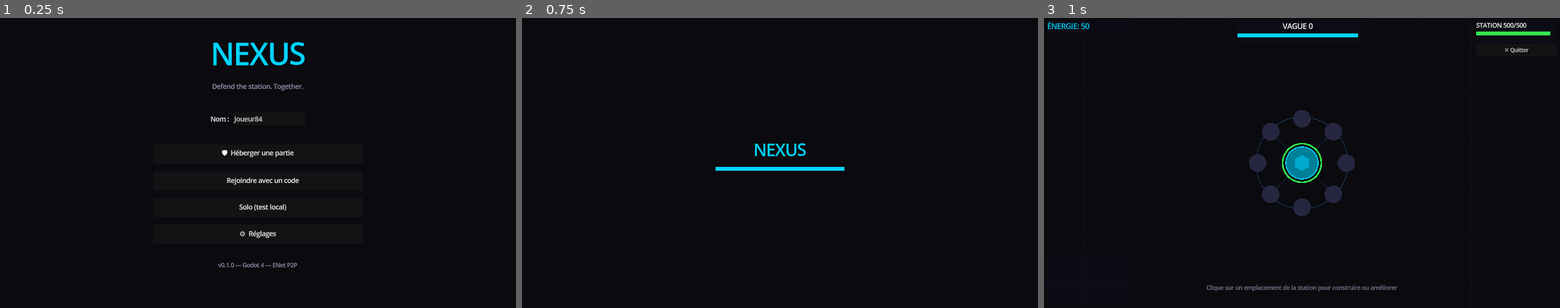
Above: before the commit, frames 1-3 (left to right).
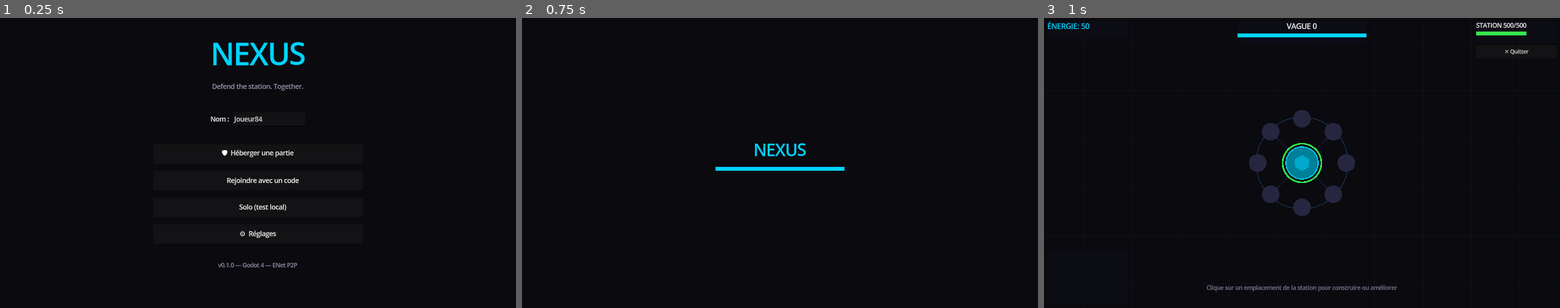
Above: after the commit, the same moments.

Repository: BloopStudio/NEXUS
Game: Godot game, scene res://scenes/main_menu.tscn
Two runs of this game, one before a commit and one after it. Both use one fixed random seed, a clock stepped at 60 frames per second and the inputs below.
Inputs:
- Up to frame 1 (0.25 s): no input
- Up to frame 2 (0.75 s): click "🤖 Solo (test local)" at 0.5 s
- Up to frame 3 (1 s): no input

Frames 1-2 are identical in both runs. In frame 3, 0.2% of the frame differs, in the area x 46-99%, y 1-13%.

Commit message:
fix: mouvement saccadé des ennemis + HUD non adaptatif à la fenêtre
- Les positions des ennemis n'arrivaient aux clients que ~10×/s (RPC de
  sync réseau) et étaient appliquées brutalement (snap), d'où le
  mouvement saccadé signalé par le 2e joueur. Les clients interpolent
  désormais en continu vers la dernière position reçue au lieu d'y
  sauter directement.
- La liste des joueurs en bas du HUD indique maintenant qui est l'hôte
  (👑) et affiche le ping des autres joueurs par rapport à l'hôte
  (mesuré par un aller-retour ping/pong toutes les 1,5s, diffusé à
  tout le monde).
- Le HUD utilisait des coordonnées pixel fixes (justes uniquement à
  1280×720) — passé en positionnement par ancrage, donc les panneaux
  restent correctement placés quelle que soit la taille de la fenêtre.

Diff:
--- a/scripts/autoload/network_manager.gd
+++ b/scripts/autoload/network_manager.gd
@@ -24,15 +24,36 @@
 ## this is what actually moves everyone from the main menu into the game
 ## scene together, instead of only the host who clicked "Démarrer".
 signal game_starting()
+## Emitted whenever the local copy of `players` changes for a reason other
+## than a peer joining/leaving (e.g. a fresh ping reading) — connect this if
+## you display more than just the join/leave events (see HUD player list).
+signal players_updated()
 
 # Local player info sent to peers on join
 var local_player_info := {"name": "Player", "color": Color.CYAN}
-# All players: peer_id -> info dict
+# All players: peer_id -> info dict (peer id 1 is always the host)
 var players := {}
+
+const HOST_PEER_ID := 1
+const PING_INTERVAL := 1.5
+var _ping_timer: float = 0.0
 
 var _upnp: UPNP
 var _upnp_port: int = -1
 var _upnp_mapped_public_ip: String = ""
+
+
+func _process(delta: float) -> void:
+	# Host-only: periodically ping every connected client so everyone's
+	# player list can show a rough latency-to-host figure.
+	if multiplayer.multiplayer_peer == null or not is_host():
+		return
+	_ping_timer -= delta
+	if _ping_timer <= 0.0:
+		_ping_timer = PING_INTERVAL
+		for peer_id in players.keys():
+			if peer_id != HOST_PEER_ID:
+				_ping_rpc.rpc_id(peer_id, Time.get_ticks_msec())
 var _upnp_thread: Thread = null
 
 
@@ -188,10 +209,13 @@
 	_send_player_list.rpc_id(sender, players)
 
 
-## Host → new client: here's the full player list
+## Host → client(s): here's the full player list. Sent to just the joining
+## peer on connect, and re-broadcast to everyone whenever it changes (e.g. a
+## fresh ping reading) so every player list stays in sync.
 @rpc("authority", "reliable")
 func _send_player_list(list: Dictionary) -> void:
 	players = list
+	players_updated.emit()
 
 
 ## Broadcast: a player disconnected, remove from list
@@ -199,6 +223,27 @@
 func _remove_player(peer_id: int) -> void:
 	players.erase(peer_id)
 	player_disconnected.emit(peer_id)
+
+
+# ─── Ping ────────────────────────────────────────────────────────────────────
+
+## Host → client: "what's your round-trip time to me?" — the client just
+## echoes the timestamp straight back.
+@rpc("authority", "unreliable")
+func _ping_rpc(sent_at_msec: int) -> void:
+	_pong_rpc.rpc_id(HOST_PEER_ID, sent_at_msec)
+
+
+## Client → host: pong reply: this let get_ticks_msec()-sent_at give the RTT.
+@rpc("any_peer", "unreliable")
+func _pong_rpc(sent_at_msec: int) -> void:
+	if not is_host():
+		return
+	var sender := multiplayer.get_remote_sender_id()
+	if not players.has(sender):
+		return
+	players[sender]["ping_ms"] = Time.get_ticks_msec() - sent_at_msec
+	_send_player_list.rpc(players)
 
 
 ## Host only: tell every connected peer (host included, via call_local) to
--- a/scripts/enemies/enemy_base.gd
+++ b/scripts/enemies/enemy_base.gd
@@ -19,12 +19,19 @@
 ## puppet copy of this enemy in sync (position/hp ticks, and removal on death).
 var enemy_id: int = -1
 
+# Non-host peers only receive a position update ~10×/second (see
+# WaveManager._sync_enemies_rpc); snapping straight to it made movement look
+# choppy. Instead we lerp toward the latest known position every frame.
+var _net_target_pos: Vector2 = Vector2.ZERO
+const NET_INTERP_SPEED := 12.0
+
 signal died(enemy: Node2D, energy_reward: float)
 
 
 func _ready() -> void:
 	hp = max_hp
-	set_process(NetworkManager.is_host())  # only host moves enemies
+	_net_target_pos = global_position
+	set_process(true)  # host simulates movement; clients interpolate toward network updates
 
 
 func init(target_pos: Vector2) -> void:
@@ -35,18 +42,29 @@
 	if _dead:
 		return
 
-	# Move toward station
-	var dir := (_target - global_position).normalized()
-	global_position += dir * speed * delta
+	if NetworkManager.is_host():
+		# Move toward station
+		var dir := (_target - global_position).normalized()
+		global_position += dir * speed * delta
 
-	# Contact damage when close enough
-	if global_position.distance_to(_target) < shape_radius + 42.0:
-		_on_reach_station()
+		# Contact damage when close enough
+		if global_position.distance_to(_target) < shape_radius + 42.0:
+			_on_reach_station()
+	else:
+		global_position = global_position.lerp(_net_target_pos, clampf(delta * NET_INTERP_SPEED, 0.0, 1.0))
+		queue_redraw()
 
 	# Flash timer
 	if _hit_flash > 0.0:
 		_hit_flash -= delta
 		queue_redraw()
+
+
+## Called by WaveManager when a network position/hp update arrives for this
+## enemy (client-side only — the host is its own source of truth).
+func set_network_state(pos: Vector2, new_hp: float) -> void:
+	_net_target_pos = pos
+	hp = new_hp
 
 
 func _draw() -> void:
--- a/scripts/enemies/enemy_ranged.gd
+++ b/scripts/enemies/enemy_ranged.gd
@@ -26,16 +26,19 @@
 	if _dead:
 		return
 
-	var to_target := _target - global_position
-	if to_target.length() > STANDOFF_RADIUS:
-		global_position += to_target.normalized() * speed * delta
-	elif NetworkManager.is_host():
-		_fire_timer -= delta
-		if _fire_timer <= 0.0:
-			_fire_timer = FIRE_INTERVAL
-			GameState.damage_station(RANGED_DAMAGE)
-			AudioManager.play_sfx(AudioManager.SFX.STATION_DAMAGE, -6.0)
-			_fire_flash = 0.15
+	if NetworkManager.is_host():
+		var to_target := _target - global_position
+		if to_target.length() > STANDOFF_RADIUS:
+			global_position += to_target.normalized() * speed * delta
+		else:
+			_fire_timer -= delta
+			if _fire_timer <= 0.0:
+				_fire_timer = FIRE_INTERVAL
+				GameState.damage_station(RANGED_DAMAGE)
+				AudioManager.play_sfx(AudioManager.SFX.STATION_DAMAGE, -6.0)
+				_fire_flash = 0.15
+	else:
+		global_position = global_position.lerp(_net_target_pos, clampf(delta * NET_INTERP_SPEED, 0.0, 1.0))
 
 	if _hit_flash > 0.0:
 		_hit_flash -= delta
--- a/scripts/game/wave_manager.gd
+++ b/scripts/game/wave_manager.gd
@@ -173,9 +173,7 @@
 			continue
 		var e: Node2D = _enemy_registry[id]
 		if is_instance_valid(e):
-			e.global_position = Vector2(entry[1], entry[2])
-			e.hp = entry[3]
-			e.queue_redraw()
+			e.set_network_state(Vector2(entry[1], entry[2]), entry[3])
 
 
 ## Broadcast to every peer that this enemy died — this is what actually
--- a/scripts/ui/hud.gd
+++ b/scripts/ui/hud.gd
@@ -28,8 +28,12 @@
 
 
 func _build_ui() -> void:
+	# All panels are anchor-positioned (relative to the corners/center of the
+	# viewport) rather than pinned to fixed pixel coordinates, so the HUD
+	# stays correctly placed if the window is resized.
+
 	# ── Top-left: Energy ──────────────────────────────────────────────────────
-	var tl := _panel(Rect2(8, 8, 200, 40))
+	var tl := _panel_anchored(0.0, 0.0, Vector2(8, 8), Vector2(208, 48))
 	_energy_label = Label.new()
 	_energy_label.add_theme_font_size_override("font_size", 18)
 	_energy_label.add_theme_color_override("font_color", C_ACCENT)
@@ -37,7 +41,16 @@
 	tl.add_child(_energy_label)
 
 	# ── Top-center: Wave + countdown bar ─────────────────────────────────────
-	var tc_root := _panel(Rect2(480, 8, 320, 52))
+	var tc_root := PanelContainer.new()
+	tc_root.add_theme_stylebox_override("panel", _panel_style())
+	tc_root.anchor_left = 0.5
+	tc_root.anchor_right = 0.5
+	tc_root.offset_left = -160.0
+	tc_root.offset_right = 160.0
+	tc_root.offset_top = 8.0
+	tc_root.offset_bottom = 60.0
+	add_child(tc_root)
+
 	var tc_vbox := VBoxContainer.new()
 	tc_vbox.size_flags_horizontal = Control.SIZE_EXPAND_FILL
 	tc_root.add_child(tc_vbox)
@@ -52,7 +65,7 @@
 	# Countdown bar background
 	_timer_bar_bg = ColorRect.new()
 	_timer_bar_bg.color = Color(0.12, 0.12, 0.2)
-	_timer_bar_bg.custom_minimum_size = Vector2(300, 10)
+	_timer_bar_bg.custom_minimum_size = Vector2(0, 10)
 	tc_vbox.add_child(_timer_bar_bg)
 
 	# Countdown bar fill (positioned inside bg)
@@ -62,7 +75,7 @@
 	_timer_bar.set_anchors_and_offsets_preset(Control.PRESET_FULL_RECT)
 
 	# ── Top-right: Station HP ─────────────────────────────────────────────────
-	var tr := _panel(Rect2(1072, 8, 200, 52))
+	var tr := _panel_anchored(1.0, 0.0, Vector2(-208, 8), Vector2(-8, 60))
 	var tr_vbox := VBoxContainer.new()
 	tr.add_child(tr_vbox)
 
@@ -74,7 +87,7 @@
 
 	_station_bar_bg = ColorRect.new()
 	_station_bar_bg.color = Color(0.12, 0.12, 0.2)
-	_station_bar_bg.custom_minimum_size = Vector2(184, 10)
+	_station_bar_bg.custom_minimum_size = Vector2(0, 10)
 	tr_vbox.add_child(_station_bar_bg)
 
 	_station_bar = ColorRect.new()
@@ -83,16 +96,20 @@
 	_station_bar.set_anchors_and_offsets_preset(Control.PRESET_FULL_RECT)
 
 	# ── Bottom-left: Player list ──────────────────────────────────────────────
-	var bl := _panel(Rect2(8, 580, 200, 132))
+	var bl := _panel_anchored(0.0, 1.0, Vector2(8, -140), Vector2(208, -8))
 	_player_list = VBoxContainer.new()
 	bl.add_child(_player_list)
 	_refresh_player_list()
 
-	# ── Top-right corner: leave the match without quitting the game ──────────
+	# ── Top-right, below station HP: leave the match without quitting ────────
 	var quit_btn := Button.new()
 	quit_btn.text = "✕ Quitter"
-	quit_btn.position = Vector2(1072, 64)
-	quit_btn.custom_minimum_size = Vector2(200, 32)
+	quit_btn.anchor_left = 1.0
+	quit_btn.anchor_right = 1.0
+	quit_btn.offset_left = -208.0
+	quit_btn.offset_right = -8.0
+	quit_btn.offset_top = 68.0
+	quit_btn.offset_bottom = 100.0
 	quit_btn.add_theme_font_size_override("font_size", 13)
 	quit_btn.pressed.connect(_on_quit_pressed)
 	add_child(quit_btn)
@@ -112,6 +129,7 @@
 
 	NetworkManager.player_connected.connect(func(_id): _refresh_player_list())
 	NetworkManager.player_disconnected.connect(func(_id): _refresh_player_list())
+	NetworkManager.players_updated.connect(_refresh_player_list)
 
 
 func _process(_delta: float) -> void:
@@ -165,7 +183,16 @@
 		lbl.add_theme_font_size_override("font_size", 13)
 		var col: Color = info.get("color", C_ACCENT)
 		lbl.add_theme_color_override("font_color", col)
-		lbl.text = "● %s" % info.get("name", "Player")
+
+		var suffix := ""
+		if peer_id == NetworkManager.HOST_PEER_ID:
+			suffix = "  👑 hôte"
+		elif info.has("ping_ms"):
+			suffix = "  %dms" % int(info["ping_ms"])
+		else:
+			suffix = "  …ms"
+
+		lbl.text = "● %s%s" % [info.get("name", "Player"), suffix]
 		_player_list.add_child(lbl)
 
 
@@ -179,10 +206,28 @@
 
 # ─── Helper ───────────────────────────────────────────────────────────────────
 
-func _panel(rect: Rect2) -> Control:
+## Anchored panel: `anchor` picks the corner (0,0 = top-left, 1,0 = top-right,
+## 0,1 = bottom-left, ...) and `top_left_offset`/`bottom_right_offset` are
+## pixel offsets from that anchor point — this is what keeps HUD panels
+## correctly placed when the window is resized, instead of the fixed pixel
+## coordinates the HUD used to be built with (which only looked right at the
+## project's default 1280×720).
+func _panel_anchored(anchor_x: float, anchor_y: float, top_left_offset: Vector2, bottom_right_offset: Vector2) -> Control:
 	var bg := ColorRect.new()
 	bg.color = C_BG
-	bg.position = rect.position
-	bg.size = rect.size
+	bg.anchor_left = anchor_x
+	bg.anchor_right = anchor_x
+	bg.anchor_top = anchor_y
+	bg.anchor_bottom = anchor_y
+	bg.offset_left = top_left_offset.x
+	bg.offset_top = top_left_offset.y
+	bg.offset_right = bottom_right_offset.x
+	bg.offset_bottom = bottom_right_offset.y
 	add_child(bg)
 	return bg
+
+
+func _panel_style() -> StyleBoxFlat:
+	var sb := StyleBoxFlat.new()
+	sb.bg_color = C_BG
+	return sb
